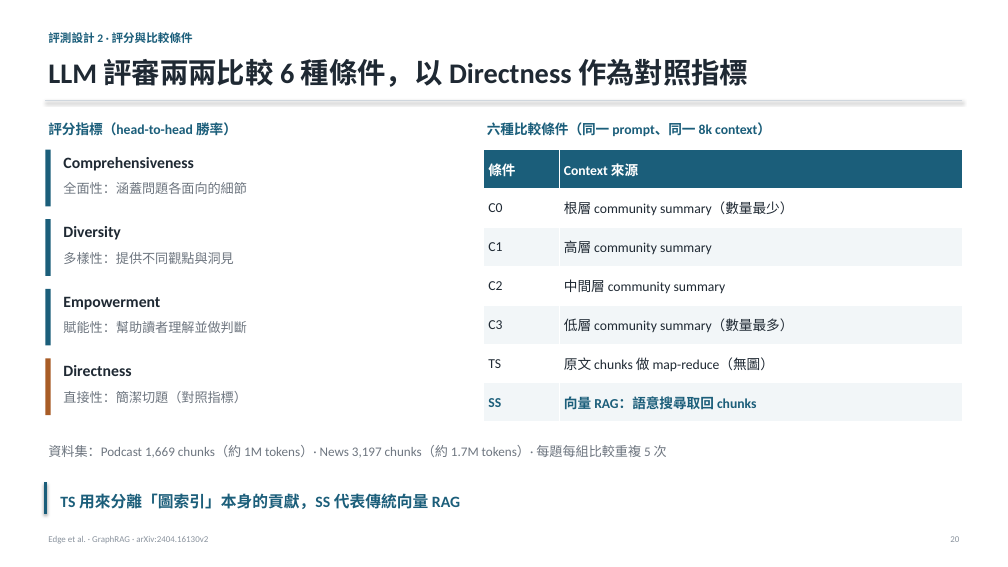
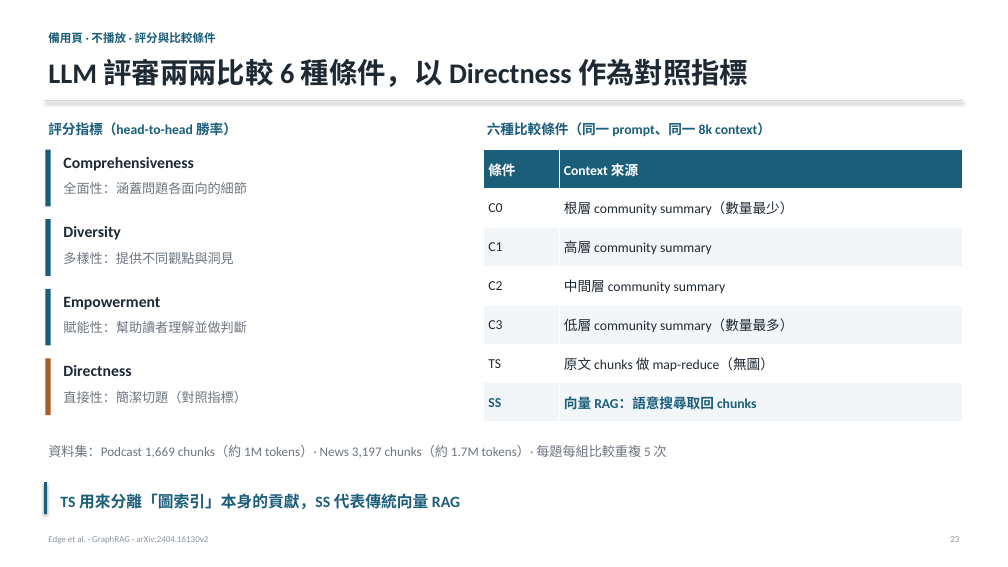
Before and after one commit to Moris-Zhan/CV-RAG-LLM-Papers, a slide deck: slide 23 of RAG/2024_GraphRAG/slides_zh-TW.pptx (slide 20 before the commit). Drawn at 1008x567 pixels with LibreOffice and Linux fonts; fonts in the diff are those of the drawing. Boxes give left, top, right and bottom in pixels: in the first picture for what was removed or moved away, otherwise in the second. Text is boxed around its words. In the diff, an @@ line names an element or a change of style, - is before the commit and + after.

```diff
--- a/RAG/2024_GraphRAG/slides_zh-TW.pptx
+++ b/RAG/2024_GraphRAG/slides_zh-TW.pptx
@@ text at bbox=[48, 32, 216, 43]: text changed @@
-評測設計 2 · 評分與比較條件
+備用頁 · 不播放 · 評分與比較條件
```
Also in this commit, not shown: 21 other slides changed, 2 slides added, 3 slides removed, 4 other files.
